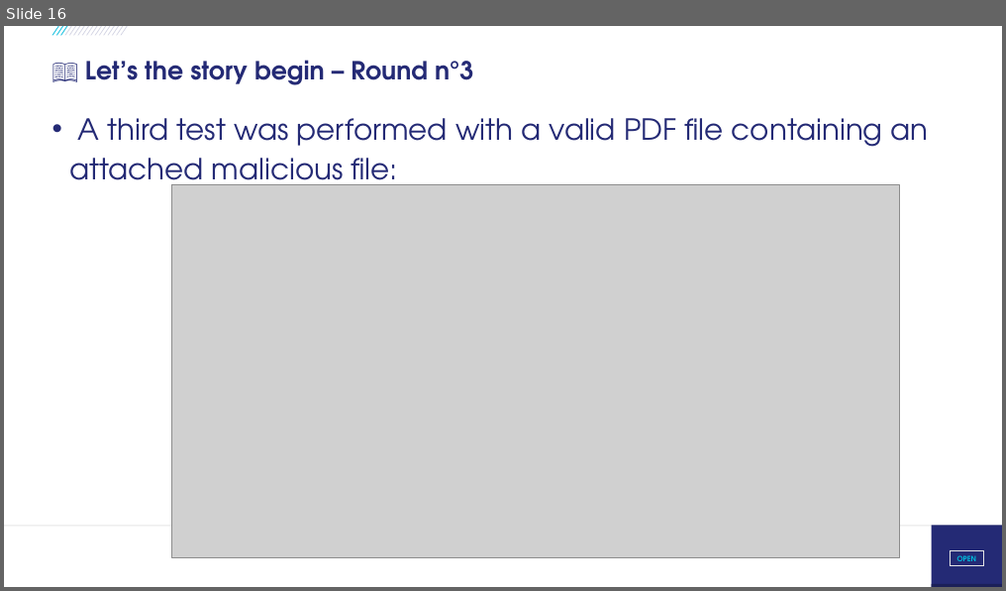
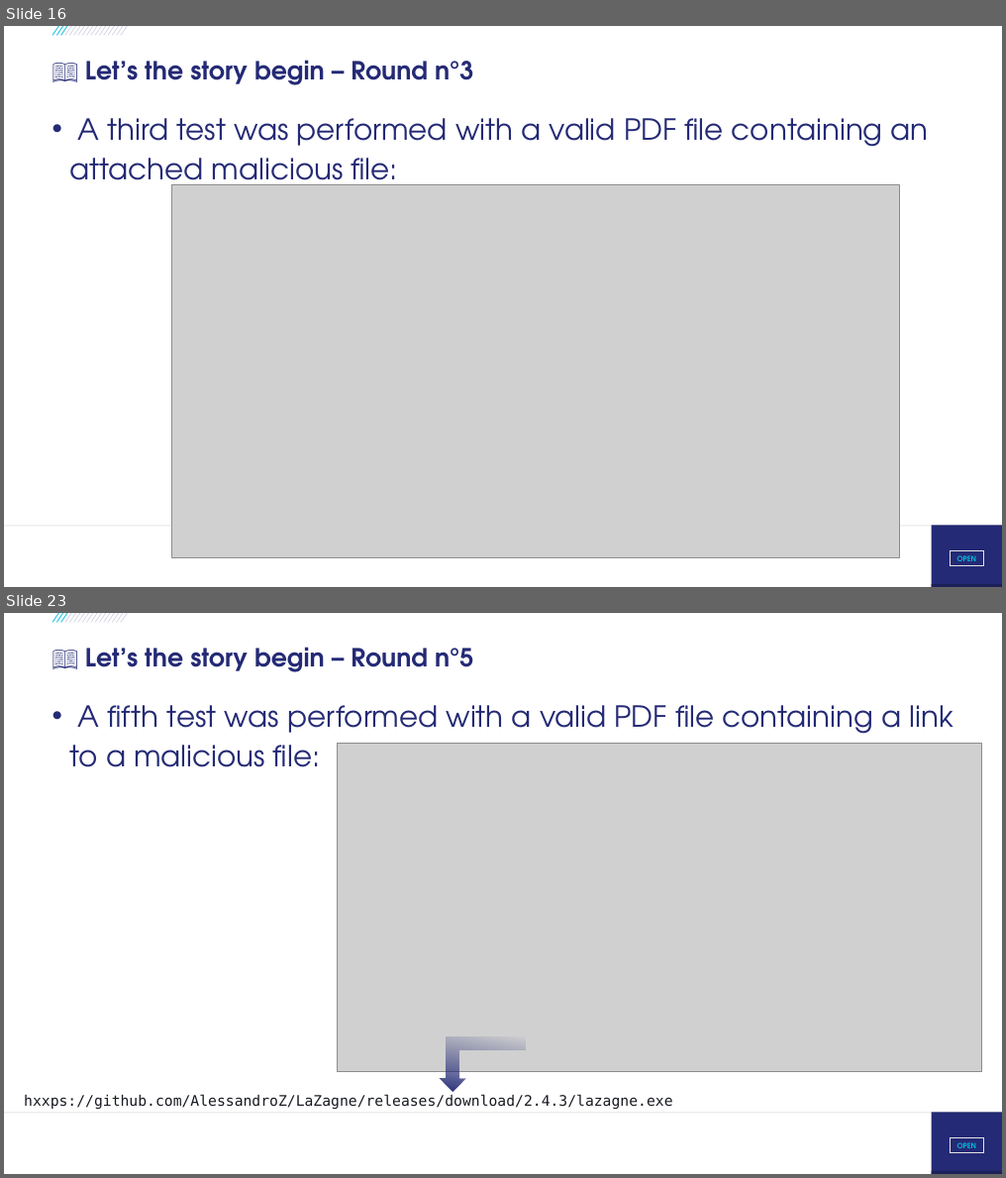
Before and after one commit to righettod/voxxeddays-lux-2026, a slide deck: presentation.pptx. Shown one above the other, each under a label of ours: slide 16 before the commit, slides 16 and 23 after it; the slides between them are not shown. The pictures are 1006x591 and 1006x1178 pixels, drawn with LibreOffice and Linux fonts; fonts in the diff are those of the drawing; grey boxes stand for pictures; background and template pictures are left out. Boxes give left, top, right and bottom in pixels: in the first picture for what was removed or moved away, otherwise in the second. Text is boxed around its words. In the diff, an @@ line names an element or a change of style, - is before the commit and + after.

```diff
--- a/presentation.pptx
+++ b/presentation.pptx
@@ slide 23 added at <box>4,613,1002,1174</box>, background #FFFFFF; not listed: 21 template elements that a slide beside it also shows @@
@@ title added at <box>85,647,473,672</box>, 24 pt, text #242A75, bold @@
+📖 Let’s the story begin – Round n°5
@@ text added at <box>69,705,953,767</box>, 28 pt, text #242A75 @@
+• A fifth test was performed with a valid PDF file containing a link to a malicious file:
@@ picture added at <box>338,744,982,1072</box> @@
@@ bent up arrow added at <box>439,1037,526,1091</box>, fill gradient #242A75 @@
@@ text added at <box>24,1094,672,1109</box>, 14 pt, text #181A22 @@
+hxxps://github.com/AlessandroZ/LaZagne/releases/download/2.4.3/lazagne.exe
```
Also in this commit, not shown: 4 slides changed, 7 other slides added, 3 other files.
